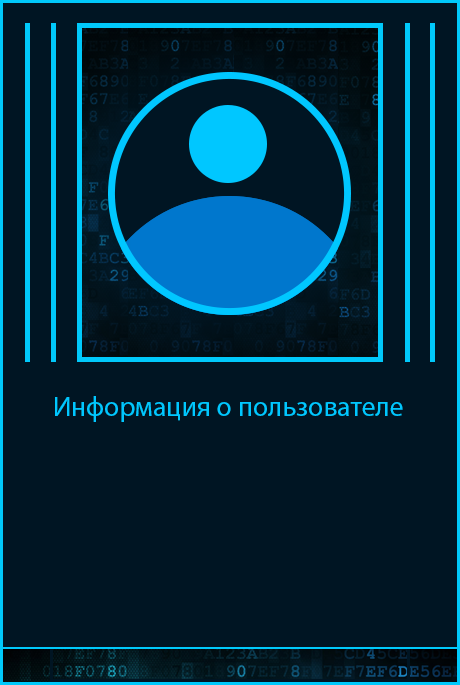
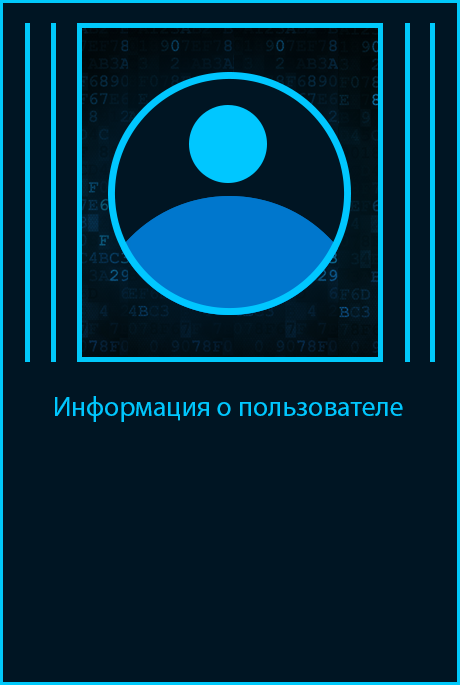
Layers edited between the first and the second 460 × 685 image:
hid "Слой 2" over (3, 647, 457, 682)
